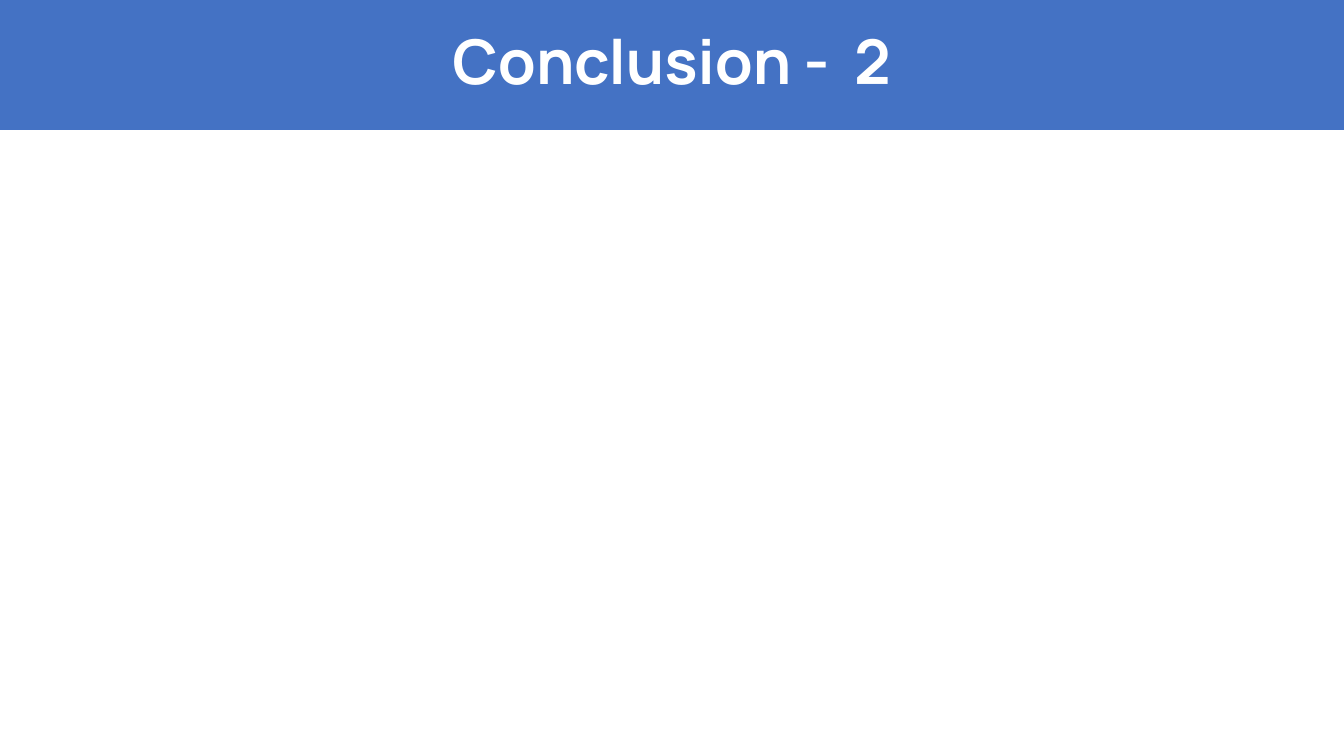
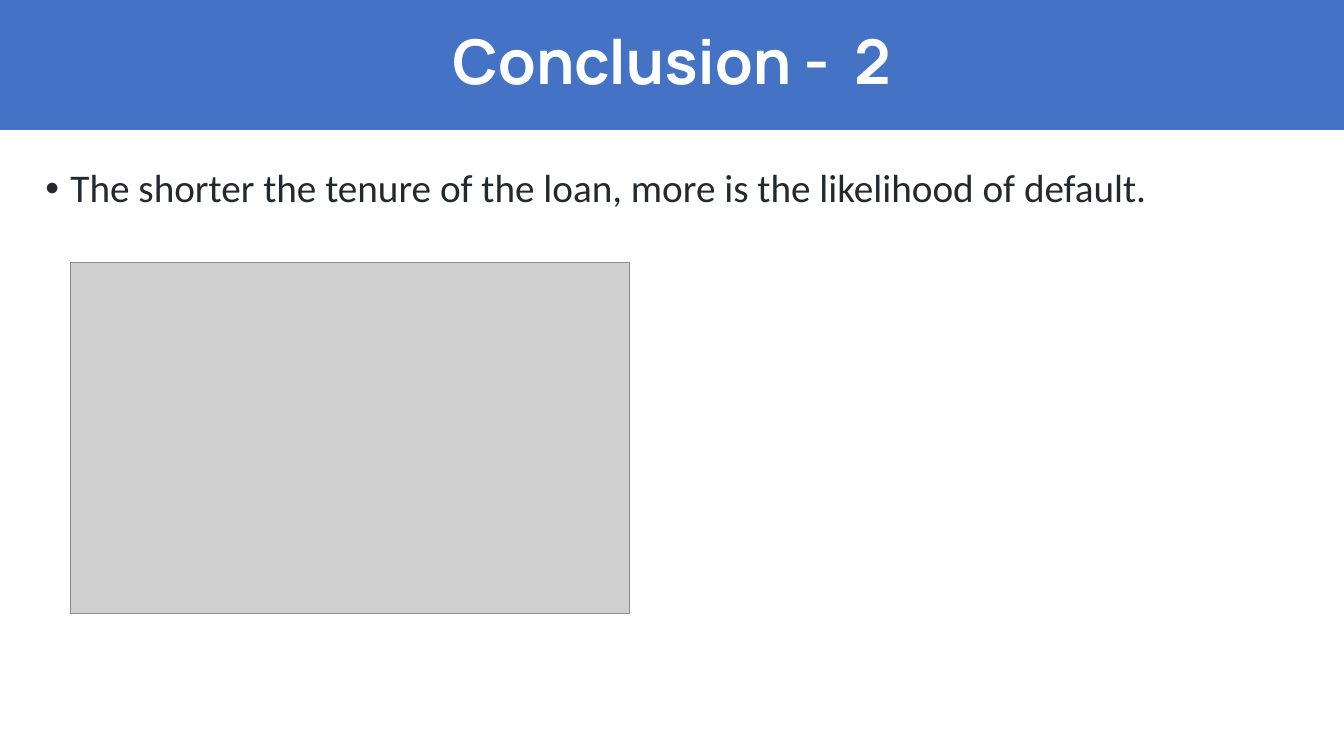
Before and after one commit to akintaliarkin/LendingClubCaseStudy, a slide deck: slide 8 of Aditya_Kintali.pptx. Drawn at 1344x756 pixels with LibreOffice and Linux fonts; fonts in the diff are those of the drawing; grey boxes stand for pictures. Boxes give left, top, right and bottom in pixels: in the first picture for what was removed or moved away, otherwise in the second. Text is boxed around its words. In the diff, an @@ line names an element or a change of style, - is before the commit and + after.

Commit message:
ppt with conclusion

```diff
--- a/Aditya_Kintali.pptx
+++ b/Aditya_Kintali.pptx
@@ text added at (x1=70, y1=174, x2=1146, y2=207), 28 pt, text #24292F @@
+• The shorter the tenure of the loan, more is the likelihood of default.
@@ picture added at (x1=71, y1=263, x2=630, y2=613) @@
```
Also in this commit, not shown: 4 other slides changed, 1 other file.
